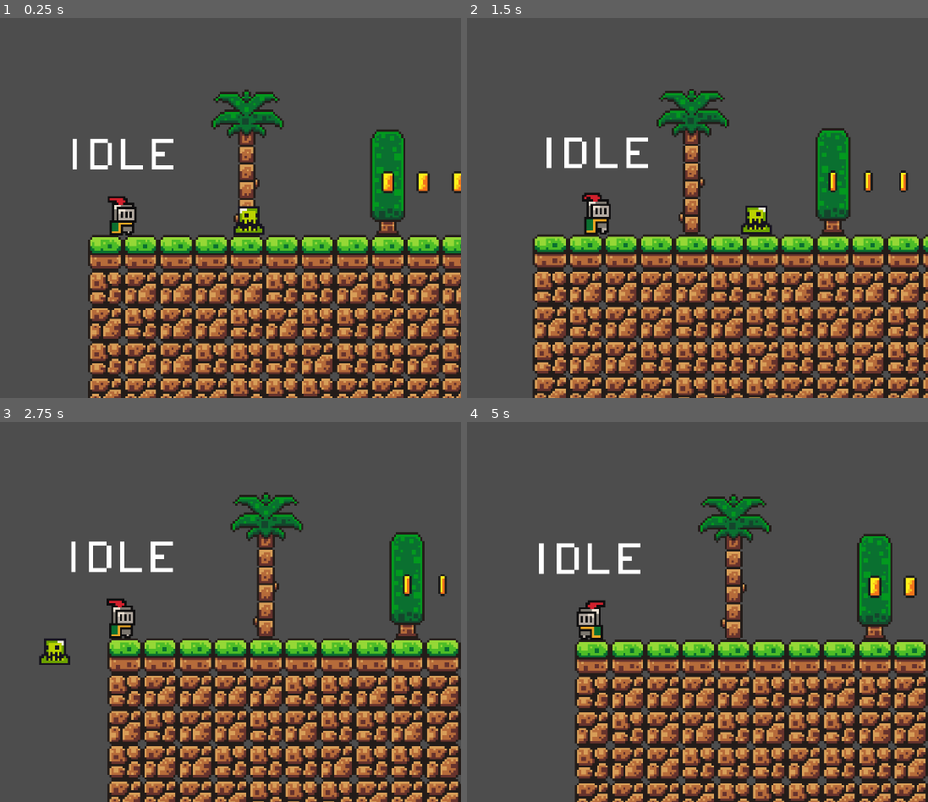
Above: before the commit, frames 1-4 (two rows, left to right).
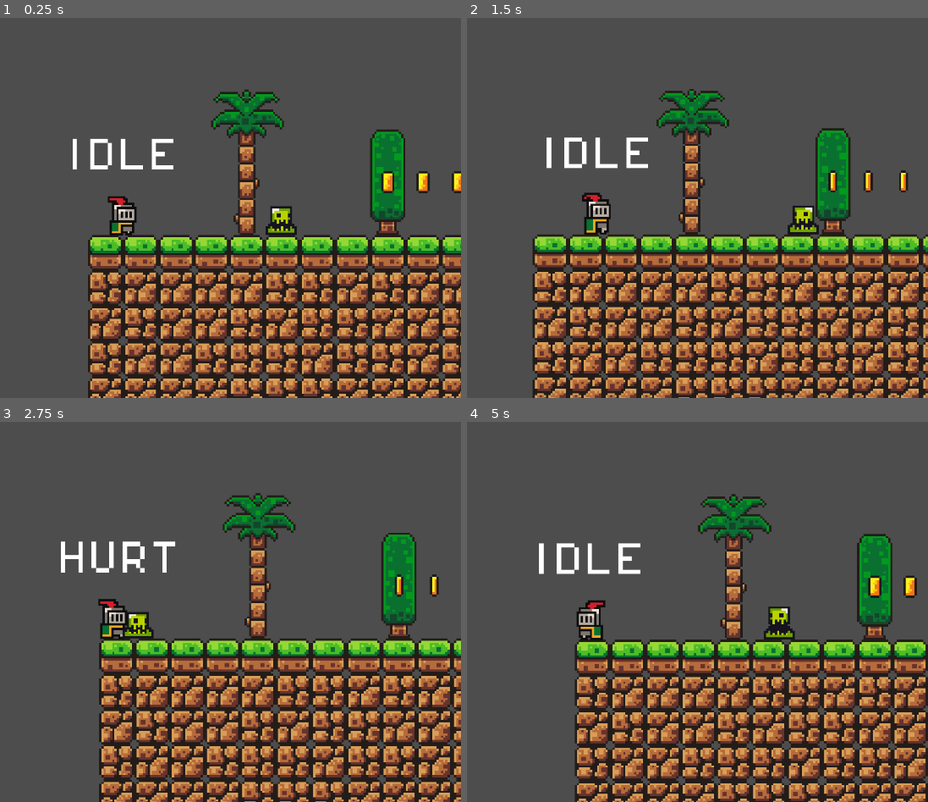
Above: after the commit, the same moments.

Repository: GabrielRSSantos/SimpleAdventureGame
Game: Godot game, scene res://Scenes/World.tscn
Two runs of this game, one before a commit and one after it. Both use one fixed random seed, a clock stepped at 60 frames per second and the inputs below. Sound files missing from this copy of the repository are replaced by a short silence.
Inputs:
- Up to frame 1 (0.25 s): no input
- Up to frame 2 (1.5 s): tap A (A) at 0.6 s; tap Space (Jump) at 0.77 s; tap D (D) at 0.8, 1.35 s
- Up to frame 3 (2.75 s): tap Space (Jump) at 1.52 s; tap E (E) at 1.55 s; hold E (E) from 2.03 s (still down); tap A (A) at 2.3 s
- Up to frame 4 (5 s): release E (E) at 2.78 s; tap A (A) at 2.85, 4.55 s; tap Space (Jump) at 3.02, 3.77, 4.52 s; tap D (D) at 3.05, 3.6 s; hold E (E) 3.53-4.28 s; tap E (E) at 4.35 s

The runs differ from the first frame. In frame 1, 0.8% of the frame differs, in the area x 50-65%, y 49-58%; in frame 2, 0.8%; in frame 3, 32%, in the area x 8-100%, y 18-100%; in frame 4, 0.5%.

Commit message:
Enemy and new sprites

Diff:
--- a/Scenes/World.tscn
+++ b/Scenes/World.tscn
@@ -4,6 +4,7 @@
 [ext_resource type="PackedScene" uid="uid://uv7cfj3fgpci" path="res://Scenes/Player.tscn" id="2_j0p05"]
 [ext_resource type="PackedScene" uid="uid://c76g0oh3jmmtn" path="res://Scenes/ItemsScene/coin.tscn" id="3_5nsto"]
 [ext_resource type="PackedScene" uid="uid://bvgk7pr34y4qx" path="res://Scenes/enemy.tscn" id="4_gjpho"]
+[ext_resource type="AudioStream" uid="uid://blwhpi3456tmn" path="res://Assets/music/time_for_adventure.mp3" id="5_p70al"]
 
 [sub_resource type="TileSetAtlasSource" id="TileSetAtlasSource_j0p05"]
 texture = ExtResource("1_5cjrv")
@@ -209,4 +210,7 @@
 position = Vector2(-280, -24)
 
 [node name="Enemy" parent="." unique_id=558058385 instance=ExtResource("4_gjpho")]
-position = Vector2(-432, -13)
+position = Vector2(-414, -15)
+
+[node name="WorldAudio" type="AudioStreamPlayer" parent="." unique_id=884820294]
+stream = ExtResource("5_p70al")
--- a/Scenes/enemy.tscn
+++ b/Scenes/enemy.tscn
@@ -146,4 +146,8 @@
 shape = SubResource("RectangleShape2D_afpow")
 debug_color = Color(0.9658696, 5.7756904e-07, 0.48699313, 0.41960785)
 
+[node name="RayCast2D" type="RayCast2D" parent="." unique_id=53166798]
+position = Vector2(8, 0)
+collision_mask = 4
+
 [connection signal="area_entered" from="EnemyHurtBoxArea" to="." method="_on_enemy_hurt_box_area_area_entered"]
--- a/Scripts/enemy.gd
+++ b/Scripts/enemy.gd
@@ -29,9 +29,16 @@
 	var limit_right = start_position.x + distance_to_patrol
 	var limit_left = start_position.x - distance_to_patrol
 
+	if !$RayCast2D.is_colliding():
+		direction *= -1
+		$EnemySprite.flip_h = !$EnemySprite.flip_h
+		$RayCast2D.position.x *= -1
+
 	if global_position.x >= limit_right:
 		direction = -1
+		$RayCast2D.position.x = -8
 		$EnemySprite.flip_h = true
 	elif global_position.x <= limit_left:
 		direction = 1
+		$RayCast2D.position.x = 8
 		$EnemySprite.flip_h = false
Not shown, added: Assets/sprites/enemies-spritesheet.png.import
Not shown, added: Assets/sprites/screenshot.png.import
